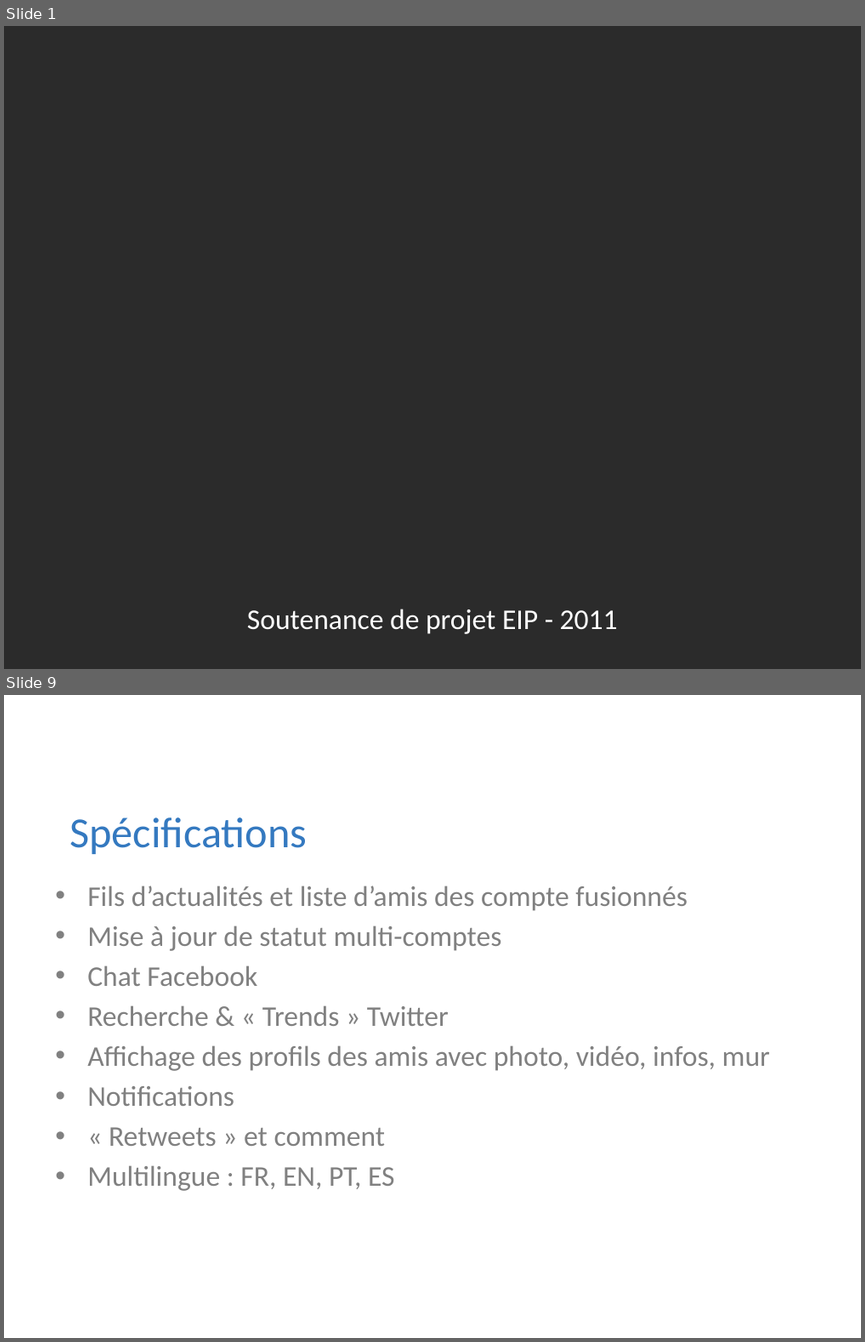
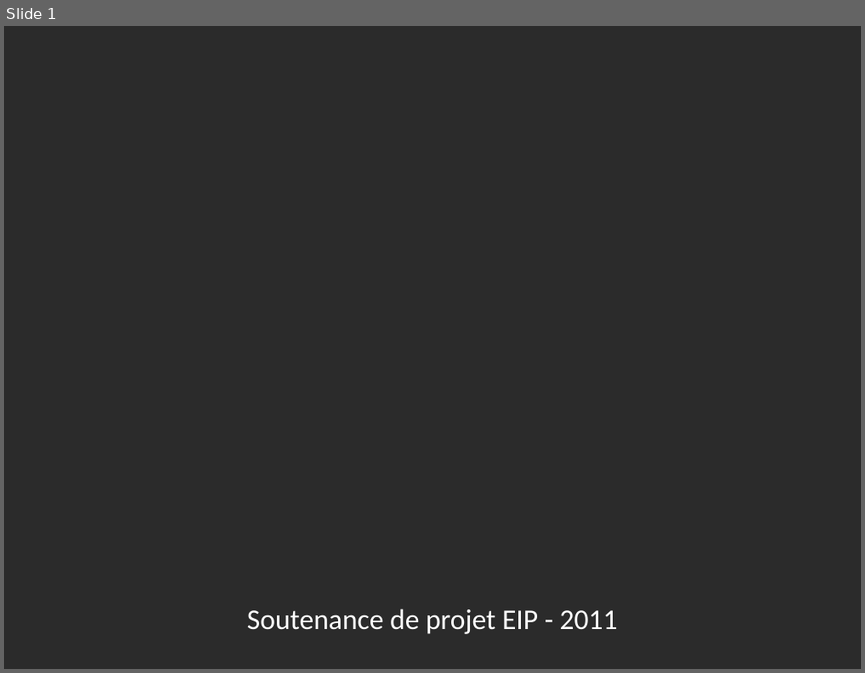
Before and after one commit to Riges/eip-silverlight, a slide deck: Docs/eip 10.09.11/myNETwork.pptx. Shown one above the other, each under a label of ours: slides 1 and 9 before the commit, slide 1 after it; the slides between them are not shown. The pictures are 865x1342 and 865x673 pixels, drawn with LibreOffice and Linux fonts; fonts in the diff are those of the drawing; background and template pictures are left out; a plain dark background stands for a picture behind light text. Boxes give left, top, right and bottom in pixels: in the first picture for what was removed or moved away, otherwise in the second. Text is boxed around its words. In the diff, an @@ line names an element or a change of style, - is before the commit and + after.

```diff
--- a/Docs/eip 10.09.11/myNETwork.pptx
+++ b/Docs/eip 10.09.11/myNETwork.pptx
@@ slide 9 removed at box(4, 695, 861, 1338), background picture (left out) @@
@@ title removed at box(46, 709, 818, 769) @@
-Android
@@ text removed at box(69, 817, 307, 854) @@
-Spécifications
@@ text removed at box(87, 885, 770, 1191) @@
-• Fils d’actualités et liste d’amis des compte fusionnés
-• Mise à jour de statut multi-comptes
-• Chat Facebook
-• Recherche & « Trends » Twitter
-• Affichage des profils des amis avec photo, vidéo, infos, mur
-• Notifications
-• « Retweets » et comment
-• Multilingue : FR, EN, PT, ES
```
Also in this commit, not shown: 14 slides changed, 2 slides added, 1 other slide removed, 2 other files.
